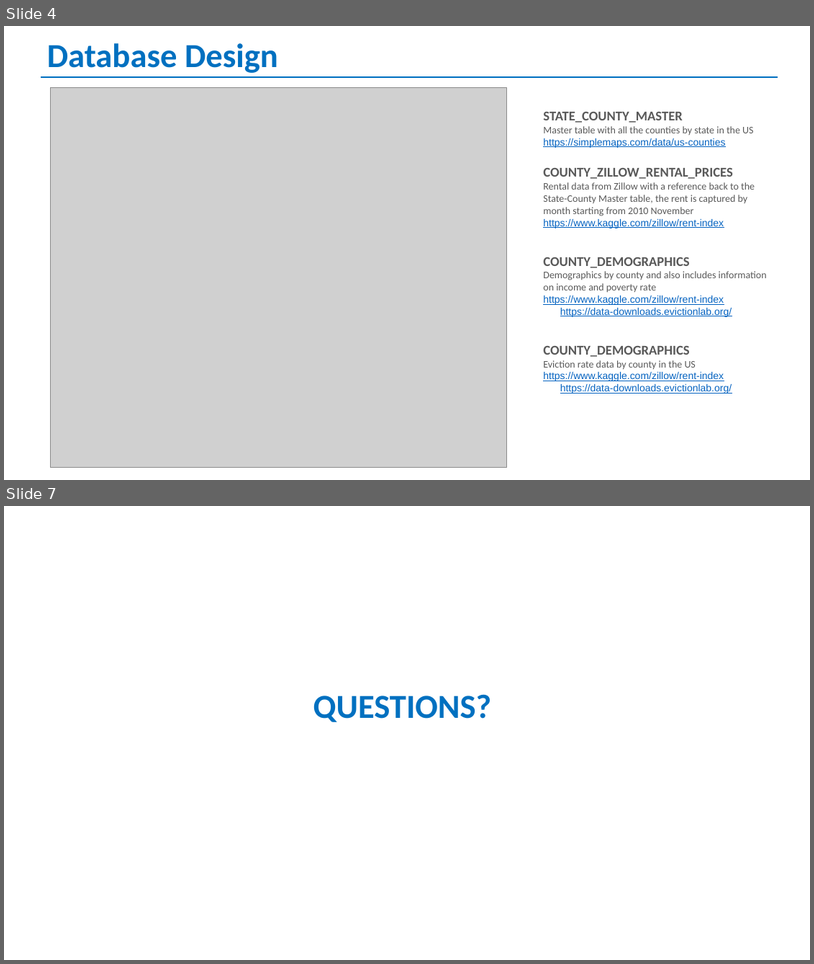
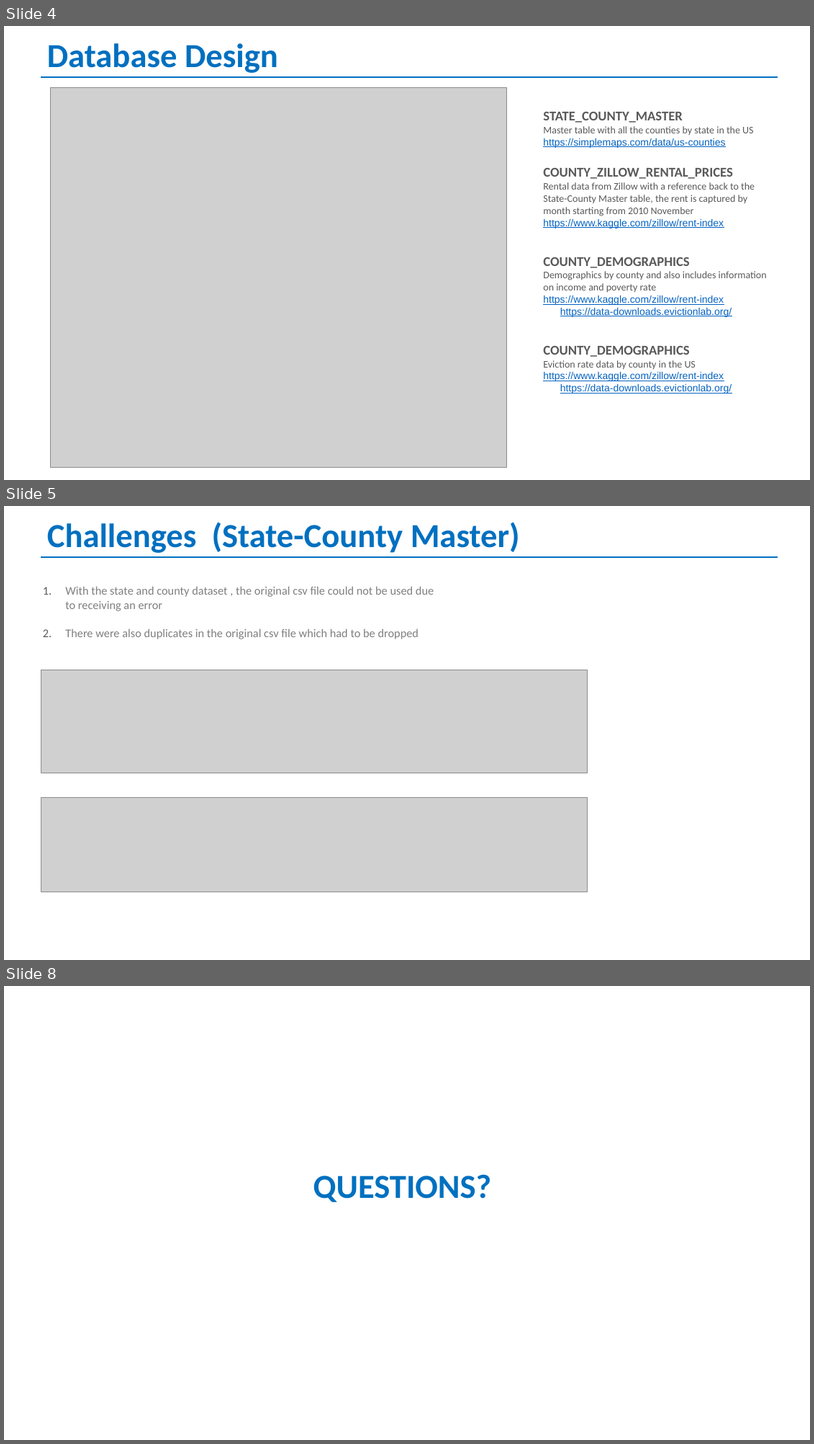
Before and after one commit to randallwvr90/Rent-and-Income-DB, a slide deck: ETL_Group2.pptx. Shown one above the other, each under a label of ours: slides 4 and 7 before the commit, slides 4, 5 and 8 after it; the slides between them are not shown. The pictures are 814x964 and 814x1444 pixels, drawn with LibreOffice and Linux fonts; fonts in the diff are those of the drawing; grey boxes stand for pictures. Boxes give left, top, right and bottom in pixels: in the first picture for what was removed or moved away, otherwise in the second. Text is boxed around its words. In the diff, an @@ line names an element or a change of style, - is before the commit and + after.

```diff
--- a/ETL_Group2.pptx
+++ b/ETL_Group2.pptx
@@ slide 5 added at [4,506,810,960], background #FFFFFF @@
@@ text added at [47,522,520,553], 40 pt, text #0070C0, bold @@
+Challenges (State-County Master)
@@ line added from (41, 557) to (778, 557), #0070C0 2.25 pt @@
@@ text added at [65,586,434,639], 14 pt, text #7F7F7F @@
+1. With the state and county dataset , the original csv file could not be used due to receiving an error
+2. There were also duplicates in the original csv file which had to be dropped
@@ picture added at [41,670,587,773] @@
@@ picture added at [41,798,588,892] @@
@@ what was slide 7 is now slide 8 @@
```
Also in this commit, not shown: 2 slides changed.
